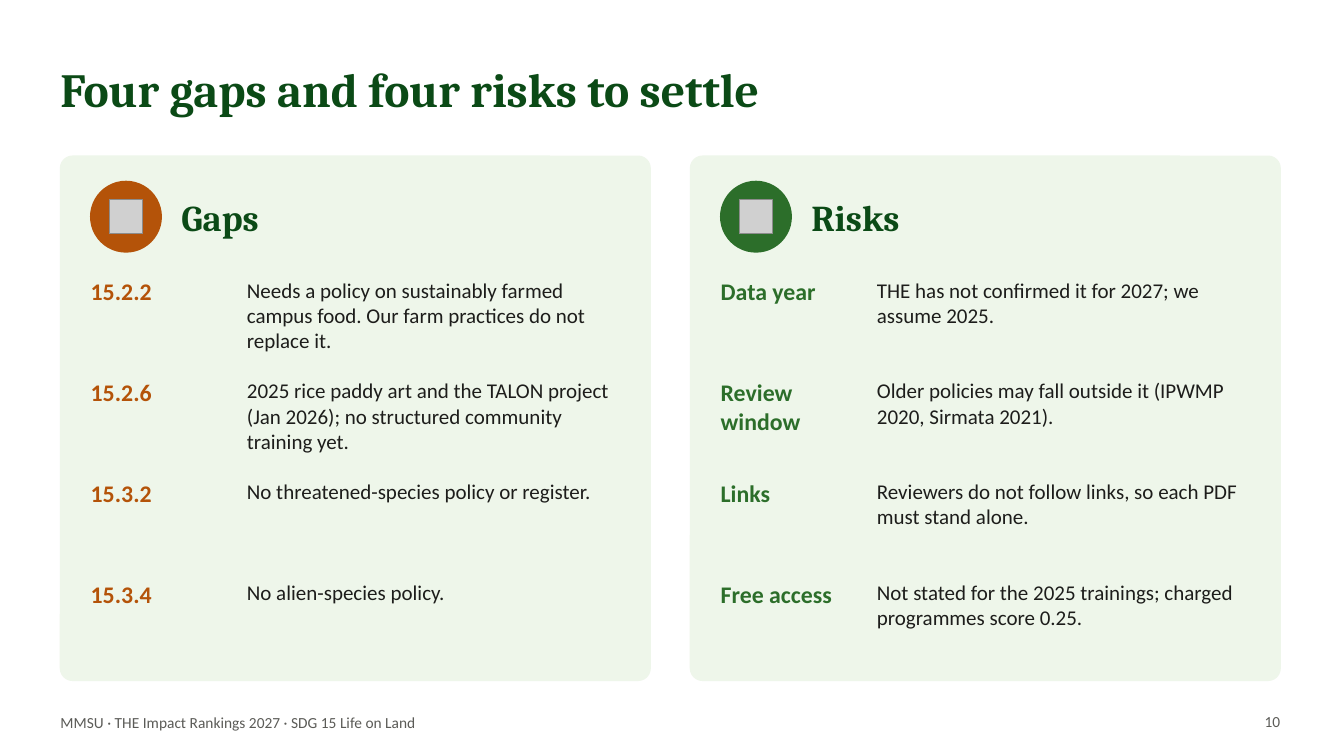
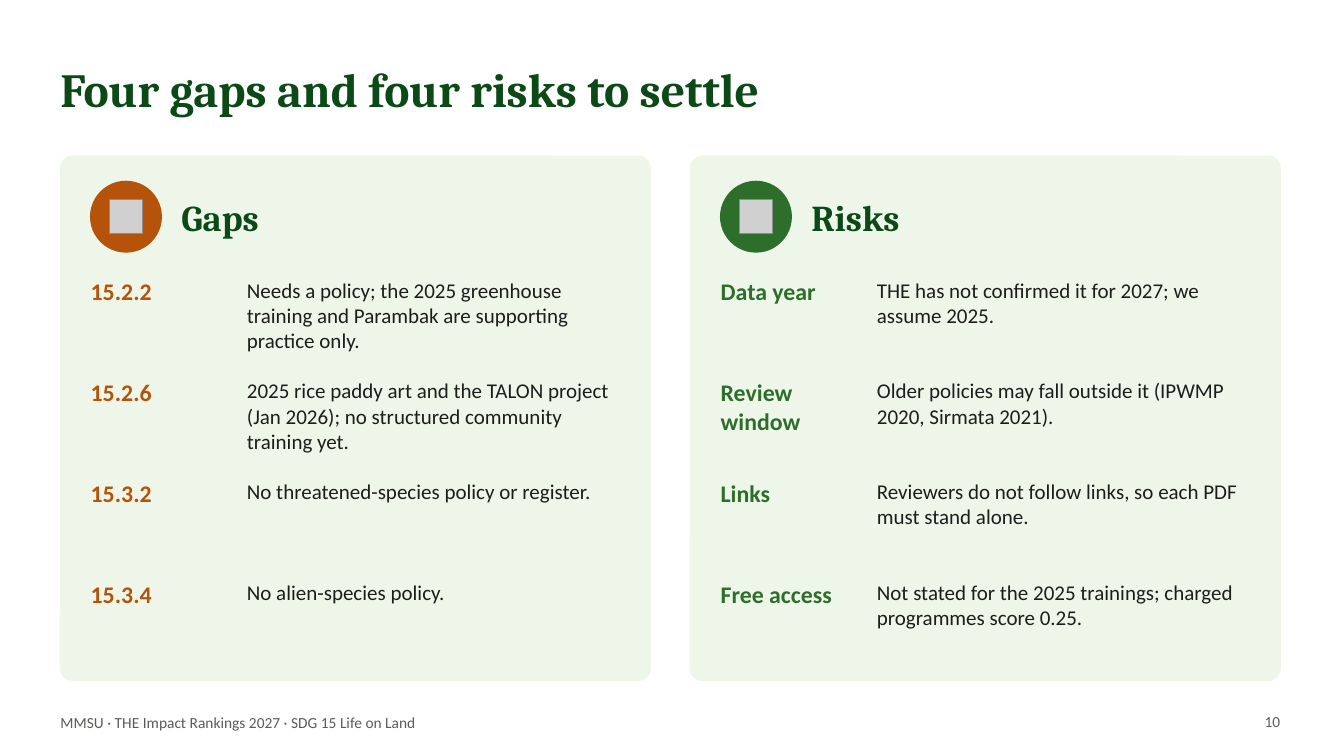
Before and after one commit to BhinoSTV/MMSUGreenDashboard, a slide deck: slide 10 of submission/sdg15/team-update/SDG15_Team_Update_2026-10-30.pptx. Drawn at 1344x756 pixels with LibreOffice and Linux fonts; fonts in the diff are those of the drawing; grey boxes stand for pictures. Boxes give left, top, right and bottom in pixels: in the first picture for what was removed or moved away, otherwise in the second. Text is boxed around its words. In the diff, an @@ line names an element or a change of style, - is before the commit and + after.

```diff
--- a/submission/sdg15/team-update/SDG15_Team_Update_2026-10-30.pptx
+++ b/submission/sdg15/team-update/SDG15_Team_Update_2026-10-30.pptx
@@ text at [247,283,568,352]: text changed @@
-Needs a policy on sustainably farmed campus food. Our farm practices do not replace it.
+Needs a policy; the 2025 greenhouse training and Parambak are supporting practice only.
```
Also in this commit, not shown: 2 other slides changed, 21 other files.
